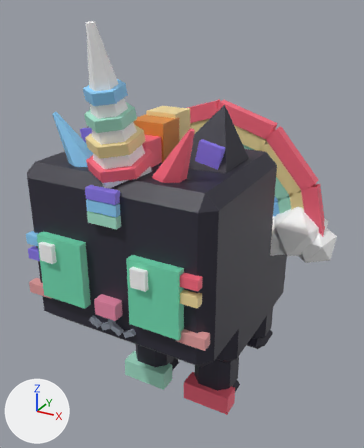
Before and after pictures for a commit that changed the FBX model assets/clean-a-cat/exports/CleanACat_Cat_Prism.fbx.
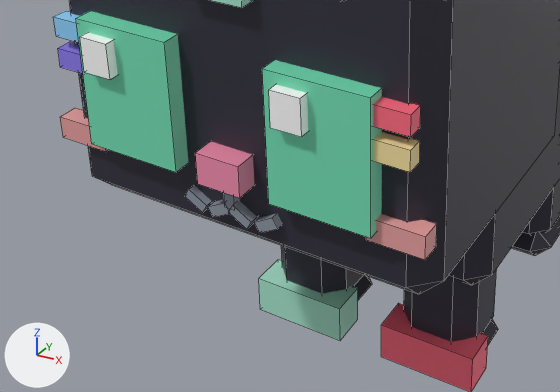
There are two pictures of each version: one whole from a 50 mm camera at (0.0125, -0.0251, 0.0227) aimed at (-0.0009, -0.0008, 0.0105), one close up on the part from 0% to 74% of the width and 50% to 93% of the height. The axes (+X, +Y, +Z) are drawn at lower left. The lights are the same throughout. The first two pictures are the older version. The close-ups show mesh edges as thin lines. Where no turn or scale is listed for an object, it has been applied to the vertices.

In view in the first close-up: 'CleanACat_Cat_Prism_Body', 'CleanACat_Cat_Prism_Eye1', 'CleanACat_Cat_Prism_Eye2', 'CleanACat_Cat_Prism_Head', 'CleanACat_Cat_Prism_LegB1', 'CleanACat_Cat_Prism_LegF1', 'CleanACat_Cat_Prism_LegF2'.
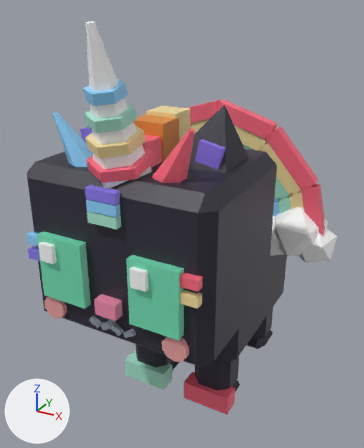
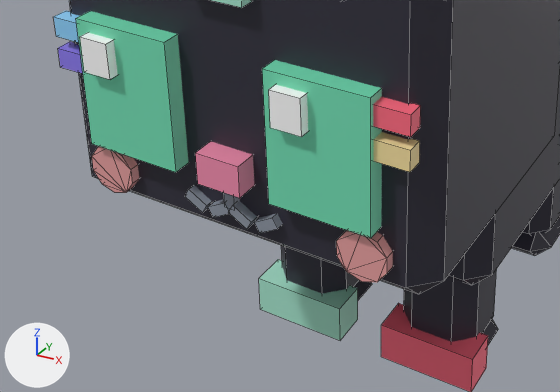
Location of each change, [x1, y1, x2, y2] in pixels of the close-ups (560 x 392 px):
part 1 of me_cleanacat_cat_prism_head, added (pink)
    after: [92, 146, 139, 193]
part 2 of me_cleanacat_cat_prism_head, added (pink)
    after: [336, 230, 393, 283]
part 3 of me_cleanacat_cat_prism_head, deleted (pink)
    before: [60, 108, 108, 151]
part 4 of me_cleanacat_cat_prism_head, deleted (pink)
    before: [366, 214, 437, 260]

The edits, one by one:
me_cleanacat_cat_prism_head is used by ob_cleanacat_cat_prism_head; location (0.0, -0.003, 0.0085).
me_cleanacat_cat_prism_head had 184 vertices, 146 faces and spanned x -0.005..0.005, y -0.00675..0.0027, z -0.001..0.0094.
me_cleanacat_cat_prism_head now has 208 vertices, 186 faces and spans x -0.005..0.005, y -0.00675..0.0027, z -0.001..0.0094.
me_cleanacat_cat_prism_head part 1: a new loose piece, a 10-sided cylinder along y spanning x -0.00406..-0.00284, y -0.00645..-0.00595, z -0.00042..0.00086, in mat_cleanacat_palette.
me_cleanacat_cat_prism_head part 2: a new loose piece, a 10-sided cylinder along y spanning x 0.00284..0.00406, y -0.00645..-0.00595, z -0.00042..0.00086, in mat_cleanacat_palette.
me_cleanacat_cat_prism_head part 3: the loose piece of 8 vertices spanning x -0.00495..-0.00356, y -0.00645..-0.00595, z 0.0007..0.00128 is deleted.
me_cleanacat_cat_prism_head part 4: the loose piece of 8 vertices spanning x 0.00356..0.00495, y -0.00645..-0.00595, z 0.0007..0.00128 is deleted.
